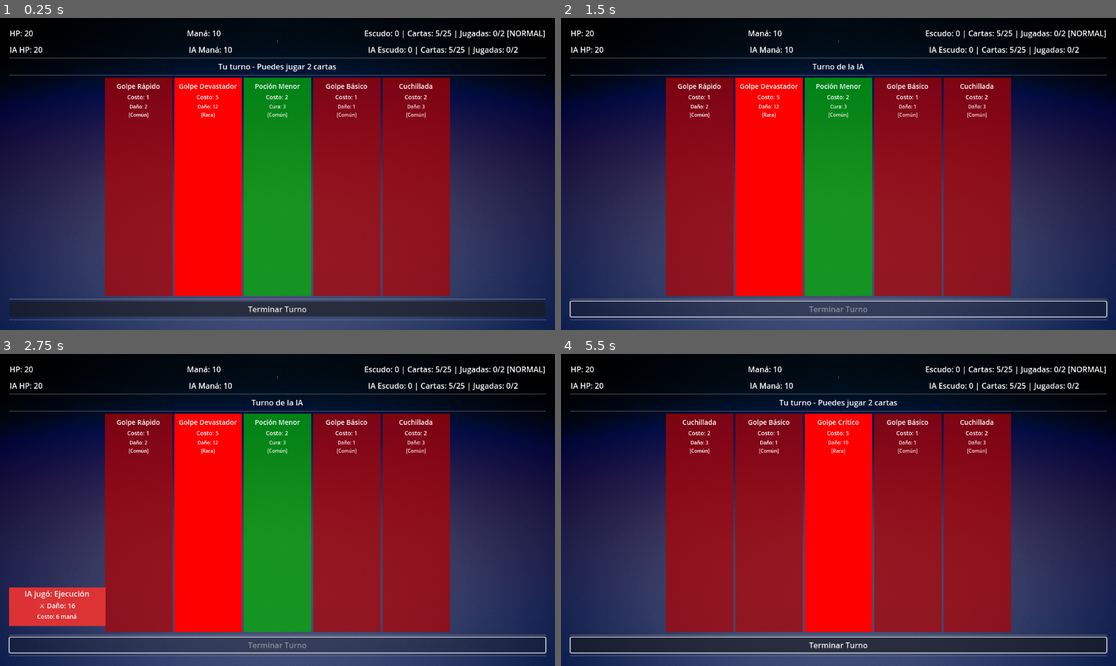
Above: before the commit, frames 1-4 (two rows, left to right).
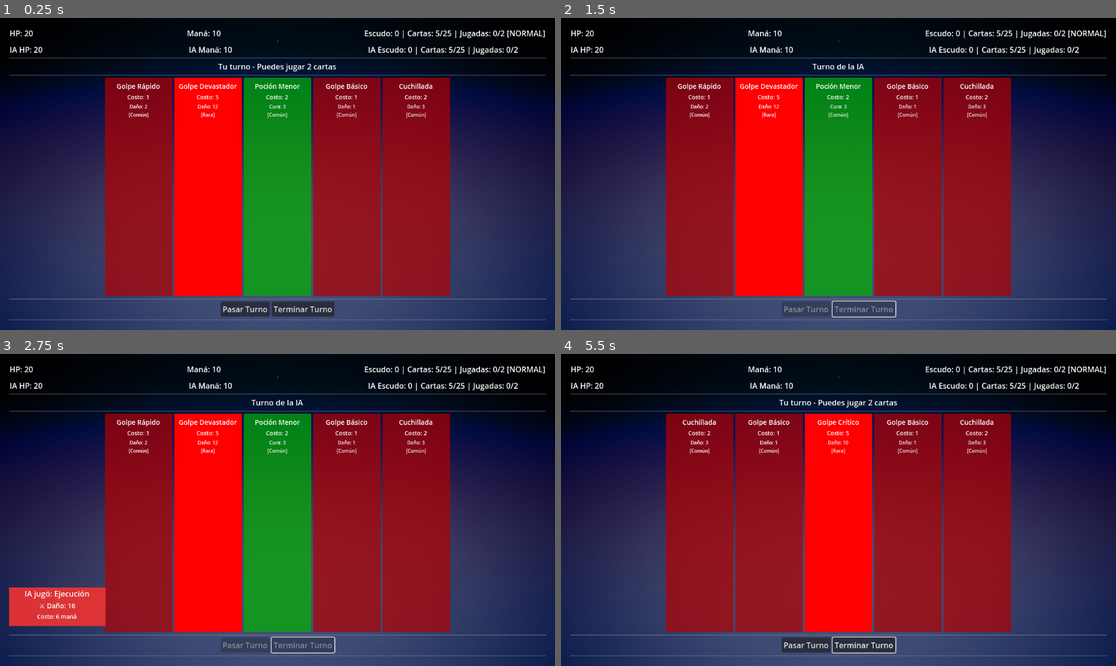
Above: after the commit, the same moments.

Repository: lextrack/Cards
Game: Godot game, scene res://scenes/Main.tscn
Two runs of this game, one before a commit and one after it. Both use one fixed random seed, a clock stepped at 60 frames per second and the inputs below.
Inputs (mouse positions are in pixels of both pictures, inside the frame that each line leads up to):
- Up to frame 1 (0.25 s): no input
- Up to frame 2 (1.5 s): click "Terminar Turno" at 0.5 s; move the mouse to (960, 158) at 1.27 s; click (960, 158) at 1.42 s
- Up to frame 3 (2.75 s): move the mouse to (166, 525) at 2.02 s; click (166, 525) at 2.17 s
- Up to frame 4 (5.5 s): move the mouse to (894, 441) at 2.77 s; click (894, 441) at 2.92 s; move the mouse to (810, 572) at 3.52 s; click (810, 572) at 3.67 s; move the mouse to (1005, 556) at 4.27 s; click (1005, 556) at 4.42 s; tap R (restart_game) at 4.9 s; move the mouse to (672, 463) at 5.02 s; click (672, 463) at 5.17 s

The runs differ from the first frame. In frame 1, 3.9% of the frame differs, in the area x 1-99%, y 90-96%; in frame 2, 2.3%; in frame 3, 2.3%; in frame 4, 4.5%.

Commit message:
Pass button

Diff:
--- a/scenes/Main.tscn
+++ b/scenes/Main.tscn
@@ -100,7 +100,15 @@
 [node name="HSeparator3" type="HSeparator" parent="VBox"]
 layout_mode = 2
 
-[node name="EndTurnButton" type="Button" parent="VBox"]
+[node name="TurnButtonsContainer" type="HBoxContainer" parent="VBox"]
+layout_mode = 2
+alignment = 1
+
+[node name="PassTurnButton" type="Button" parent="VBox/TurnButtonsContainer"]
+layout_mode = 2
+text = "Pasar Turno"
+
+[node name="EndTurnButton" type="Button" parent="VBox/TurnButtonsContainer"]
 layout_mode = 2
 text = "Terminar Turno"
 
--- a/scripts/GameNotification.gd
+++ b/scripts/GameNotification.gd
@@ -24,7 +24,7 @@
 	var title = player_name + " robó carta" + ("s" if cards_drawn > 1 else "")
 	var text = ""
 	var detail = ""
-	var color = Color(0.2, 0.6, 0.9, 0.95)  # Azul para robo
+	var color = Color(0.2, 0.6, 0.9, 0.95)
 
 	if from_deck:
 		text = "📥 " + str(cards_drawn) + " carta" + ("s" if cards_drawn > 1 else "") + " del mazo"
@@ -35,21 +35,19 @@
 
 	queue_notification(title, text, detail, color, GameBalance.get_timer_delay("notification_draw"))
 
-# Notificación para remezcla del cementerio
 func show_reshuffle_notification(player_name: String, cards_reshuffled: int):
 	var title = player_name + " remezcló el cementerio"
 	var text = "♻️ " + str(cards_reshuffled) + " cartas al mazo"
 	var detail = "¡Cartas usadas vuelven a estar disponibles!"
-	var color = Color(0.8, 0.6, 0.2, 0.95)  # Dorado para remezcla
+	var color = Color(0.8, 0.6, 0.2, 0.95)
 
 	queue_notification(title, text, detail, color, GameBalance.get_timer_delay("notification_reshuffle"))
 
-# Notificación para fin de turno automático
 func show_auto_end_turn_notification(reason: String):
 	var title = "Turno terminado automáticamente"
 	var text = ""
 	var detail = ""
-	var color = Color(0.6, 0.6, 0.6, 0.95)  # Gris para sistema
+	var color = Color(0.6, 0.6, 0.6, 0.95)
 
 	match reason:
 		"no_cards":
@@ -61,24 +59,27 @@
 		"no_mana":
 			text = "⚡ Sin maná suficiente"
 			detail = "Ninguna carta se puede jugar"
+		"pass_turn":
+			title = "Turno pasado"
+			text = "⏭️ Decidiste pasar el turno"
+			detail = "Sin cartas jugadas"
+			color = Color(0.4, 0.7, 0.9, 0.95)
 
 	queue_notification(title, text, detail, color, GameBalance.get_timer_delay("notification_auto_turn"))
 
-# Notificación para bonus de daño
 func show_damage_bonus_notification(turn_number: int, bonus: int):
 	var title = "¡Bonus de daño activado!"
 	var text = "⚔️ +" + str(bonus) + " de daño a todos los ataques"
 	var detail = "Turno " + str(turn_number) + " - ¡La batalla se intensifica!"
-	var color = Color(0.9, 0.3, 0.1, 0.95)  # Rojo intenso para bonus
+	var color = Color(0.9, 0.3, 0.1, 0.95)
 
 	queue_notification(title, text, detail, color, GameBalance.get_timer_delay("notification_bonus"))
 
-# Notificación para fin de juego
 func show_game_end_notification(winner: String, reason: String):
 	var title = winner + " ha ganado"
 	var text = ""
 	var detail = "Nueva partida comenzando..."
-	var color = Color(0.2, 0.8, 0.2, 0.95)  # Verde para victoria
+	var color = Color(0.2, 0.8, 0.2, 0.95)
 
 	match reason:
 		"hp_zero":
--- a/scripts/Main.gd
+++ b/scripts/Main.gd
@@ -10,7 +10,8 @@
 
 @onready var hand_container = $VBox/HandContainer
 @onready var turn_label = $VBox/TurnLabel
-@onready var end_turn_button = $VBox/EndTurnButton
+@onready var pass_turn_button = $VBox/TurnButtonsContainer/PassTurnButton
+@onready var end_turn_button = $VBox/TurnButtonsContainer/EndTurnButton
 @onready var game_over_label = $VBox/GameOverLabel
 
 var player: Player
@@ -25,6 +26,8 @@
 var game_count: int = 1
 
 func _ready():
+	# Conectar botones
+	pass_turn_button.pressed.connect(_on_pass_turn_pressed)
 	end_turn_button.pressed.connect(_on_end_turn_pressed)
 
 	ai_notification = ai_notification_scene.instantiate()
@@ -145,12 +148,18 @@
 	player.start_turn()
 	var max_cards = player.get_max_cards_per_turn()
 	turn_label.text = "Tu turno - Puedes jugar " + str(max_cards) + " carta" + ("s" if max_cards > 1 else "")
+
+	# Habilitar ambos botones
+	pass_turn_button.disabled = false
 	end_turn_button.disabled = false
 
 func start_ai_turn():
 	is_player_turn = false
 	ai.start_turn()
 	turn_label.text = "Turno de la IA"
+
+	# Deshabilitar ambos botones
+	pass_turn_button.disabled = true
 	end_turn_button.disabled = true
 
 	await ai.ai_turn(player)
@@ -163,6 +172,25 @@
 
 	await get_tree().create_timer(1.0).timeout
 	start_player_turn()
+
+# Nuevo: Función para pasar turno sin jugar cartas
+func _on_pass_turn_pressed():
+	if is_player_turn:
+		turn_label.text = "Pasaste el turno - Sin cartas jugadas"
+
+		# Mostrar notificación de turno pasado
+		if game_notification:
+			game_notification.show_auto_end_turn_notification("pass_turn")
+
+		await get_tree().create_timer(GameBalance.get_timer_delay("turn_end")).timeout
+
+		if DeckManager.should_restart_game(player.get_deck_size(), ai.get_deck_size(), player.get_hand_size(), ai.get_hand_size()):
+			turn_label.text = "¡Ambos sin cartas! Reiniciando..."
+			await get_tree().create_timer(GameBalance.get_timer_delay("game_restart")).timeout
+			restart_game()
+			return
+
+		start_ai_turn()
 
 func _on_end_turn_pressed():
 	if is_player_turn:
@@ -267,6 +295,7 @@
 		game_notification.show_game_end_notification("Derrota", "hp_zero")
 	game_over_label.text = "¡Perdiste! Reiniciando en " + str(int(GameBalance.get_timer_delay("death_restart"))) + " segundo..."
 	game_over_label.visible = true
+	pass_turn_button.disabled = true
 	end_turn_button.disabled = true
 	await get_tree().create_timer(GameBalance.get_timer_delay("death_restart")).timeout
 	restart_game()
@@ -276,6 +305,7 @@
 		game_notification.show_game_end_notification("Victoria", "hp_zero")
 	game_over_label.text = "¡Ganaste! Reiniciando en " + str(int(GameBalance.get_timer_delay("death_restart"))) + " segundo..."
 	game_over_label.visible = true
+	pass_turn_button.disabled = true
 	end_turn_button.disabled = true
 	await get_tree().create_timer(GameBalance.get_timer_delay("death_restart")).timeout
 	restart_game()
